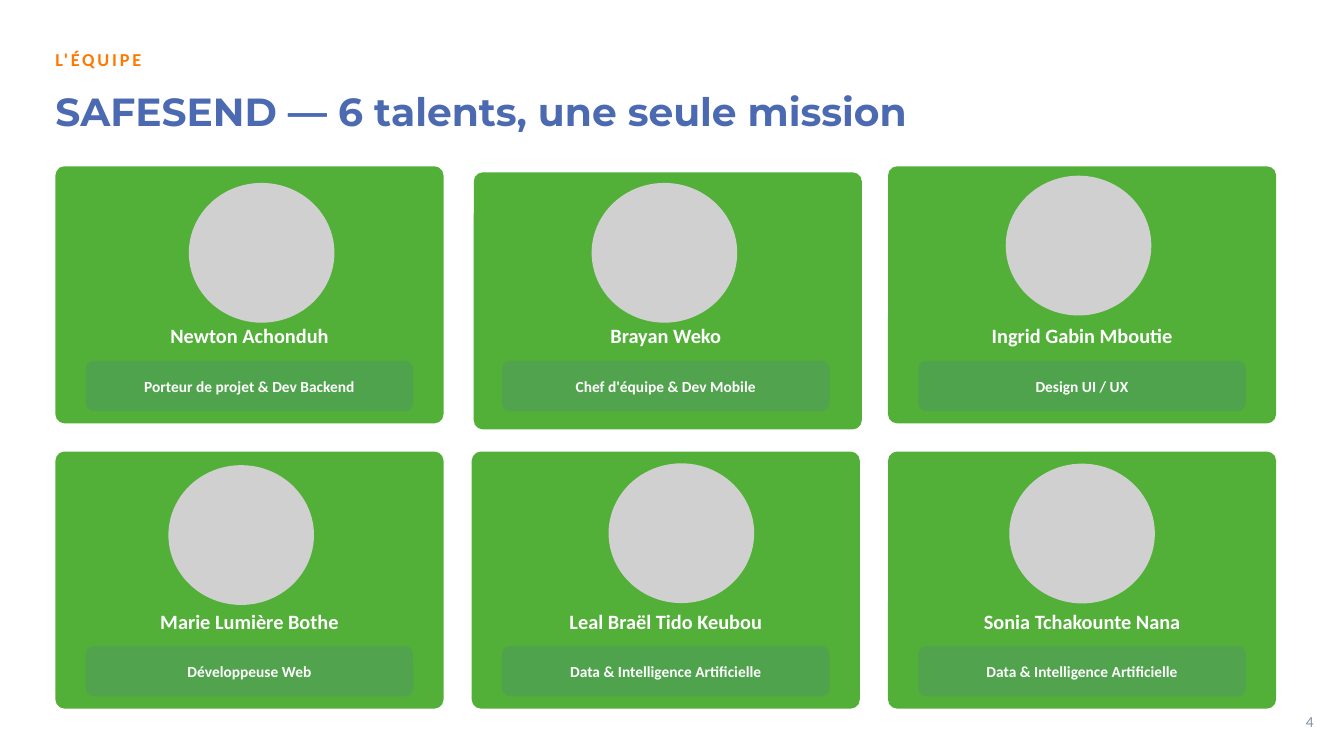
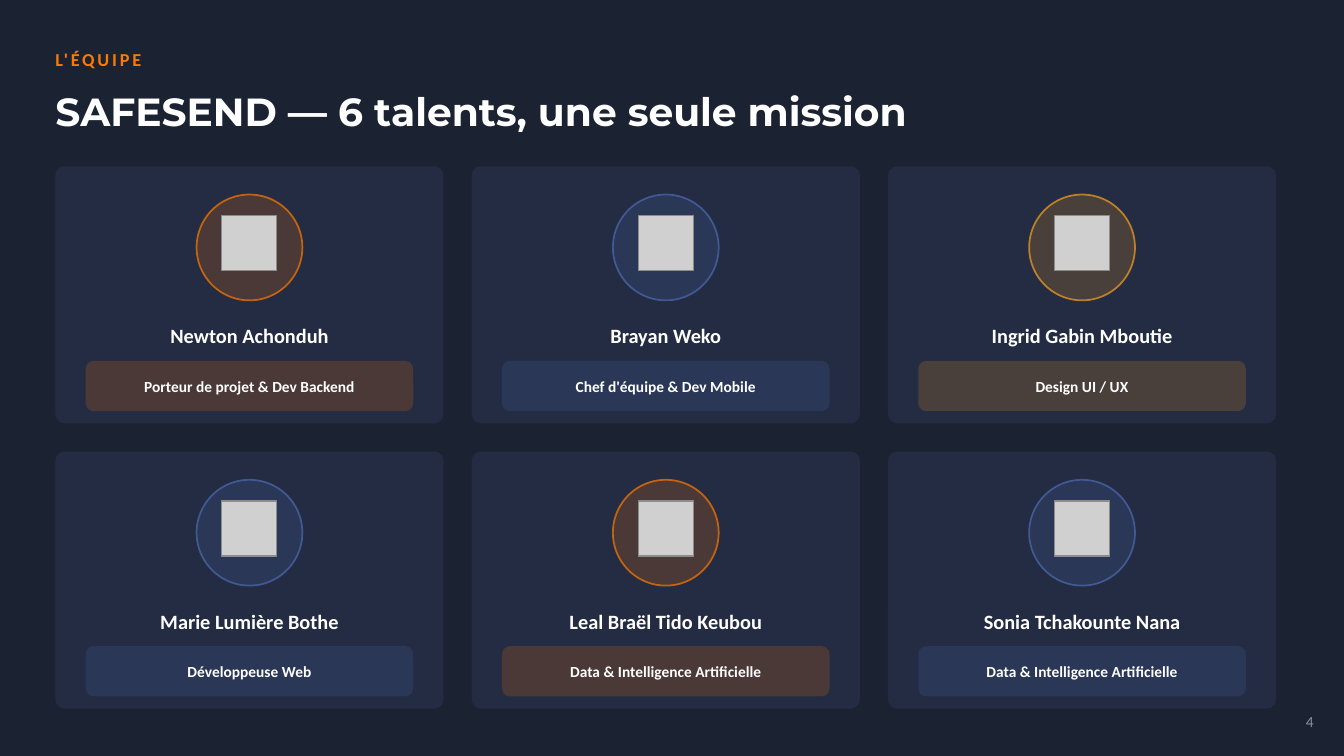
Before and after one commit to kwismo-support/Kwismo, a slide deck: slide 4 of cadrage/KWISMO_Presentation_Dark.pptx. Drawn at 1344x756 pixels with LibreOffice and Linux fonts; fonts in the diff are those of the drawing; grey boxes stand for pictures; background and template pictures are left out. Boxes give left, top, right and bottom in pixels: in the first picture for what was removed or moved away, otherwise in the second. Text is boxed around its words. In the diff, an @@ line names an element or a change of style, - is before the commit and + after.

```diff
--- a/cadrage/KWISMO_Presentation_Dark.pptx
+++ b/cadrage/KWISMO_Presentation_Dark.pptx
@@ background #FFFFFF to picture (left out) @@
@@ text "SAFESEND — 6 talents, une ..." at bbox=[55, 95, 907, 132]: text colour #4C6AB1 to #FFFFFF @@
@@ fill #52B038 to #232C42 in 6 elements at bbox=[55, 166, 444, 423], bbox=[888, 166, 1276, 423], bbox=[55, 452, 444, 709], bbox=[472, 452, 860, 709], bbox=[888, 452, 1276, 709], bbox=[472, 166, 860, 423] @@
@@ rounded rectangle: place and size @@
-rounded rectangle at bbox=[474, 172, 862, 430]
+rounded rectangle at bbox=[472, 166, 860, 423]
@@ picture removed at bbox=[1006, 175, 1151, 316] @@
@@ picture removed at bbox=[189, 182, 334, 323] @@
@@ ellipse added at bbox=[197, 195, 302, 300], fill #FF7900 at 18% opacity, outline #FF7900 1.25 pt @@
@@ picture removed at bbox=[592, 182, 737, 323] @@
@@ ellipse added at bbox=[613, 195, 719, 300], fill #4D6AB1 at 18% opacity, outline #4D6AB1 1.25 pt @@
@@ ellipse added at bbox=[1029, 195, 1135, 300], fill #F6A020 at 18% opacity, outline #F6A020 1.25 pt @@
@@ picture added at bbox=[222, 216, 277, 271] @@
@@ picture added at bbox=[638, 216, 694, 271] @@
@@ picture added at bbox=[1055, 216, 1110, 271] @@
@@ rounded rectangle at bbox=[86, 361, 413, 411]: fill #4C6AB1 at 18% opacity to #FF7900 at 18% opacity @@
@@ rounded rectangle at bbox=[919, 361, 1246, 411]: fill #4C6AB1 at 18% opacity to #F6A020 at 18% opacity @@
@@ picture removed at bbox=[168, 466, 314, 606] @@
@@ picture removed at bbox=[609, 464, 754, 604] @@
@@ picture removed at bbox=[1009, 464, 1154, 604] @@
@@ ellipse added at bbox=[197, 480, 302, 586], fill #4D6AB1 at 18% opacity, outline #4D6AB1 1.25 pt @@
@@ picture added at bbox=[222, 501, 277, 557] @@
@@ ellipse added at bbox=[613, 480, 719, 586], fill #FF7900 at 18% opacity, outline #FF7900 1.25 pt @@
@@ picture added at bbox=[638, 501, 694, 557] @@
@@ ellipse added at bbox=[1029, 480, 1135, 586], fill #4D6AB1 at 18% opacity, outline #4D6AB1 1.25 pt @@
@@ picture added at bbox=[1055, 501, 1110, 557] @@
@@ rounded rectangle at bbox=[502, 646, 830, 697]: fill #4C6AB1 at 18% opacity to #FF7900 at 18% opacity @@
```
Also in this commit, not shown: 24 other slides changed, 2 slides added, 2 other files.
